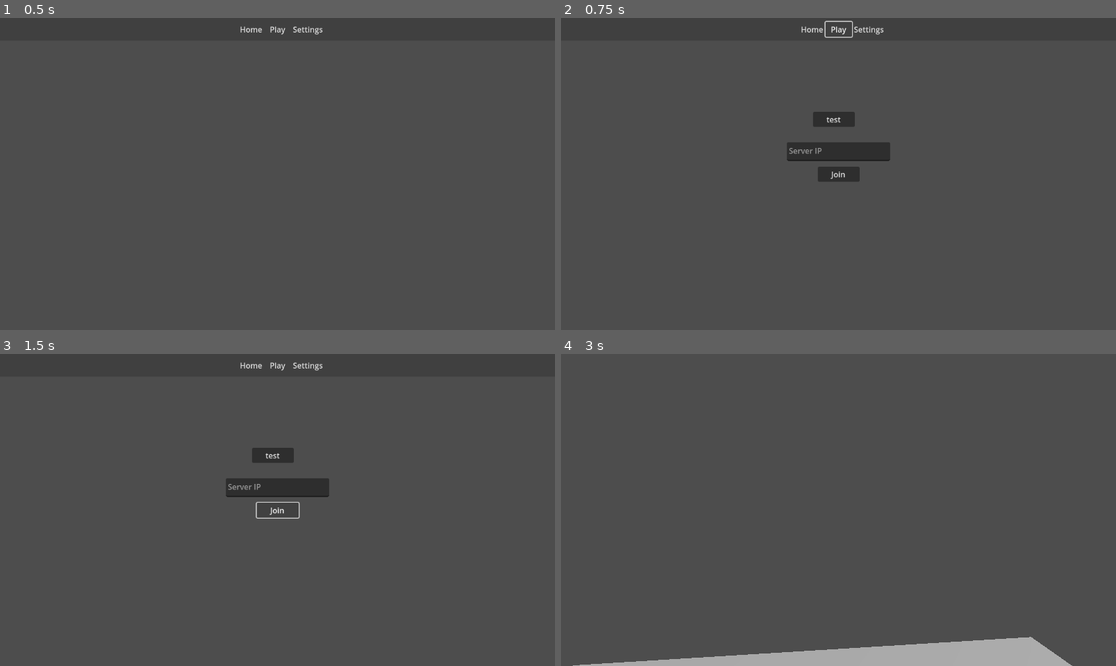
Above: before the commit, frames 1-4 (two rows, left to right).
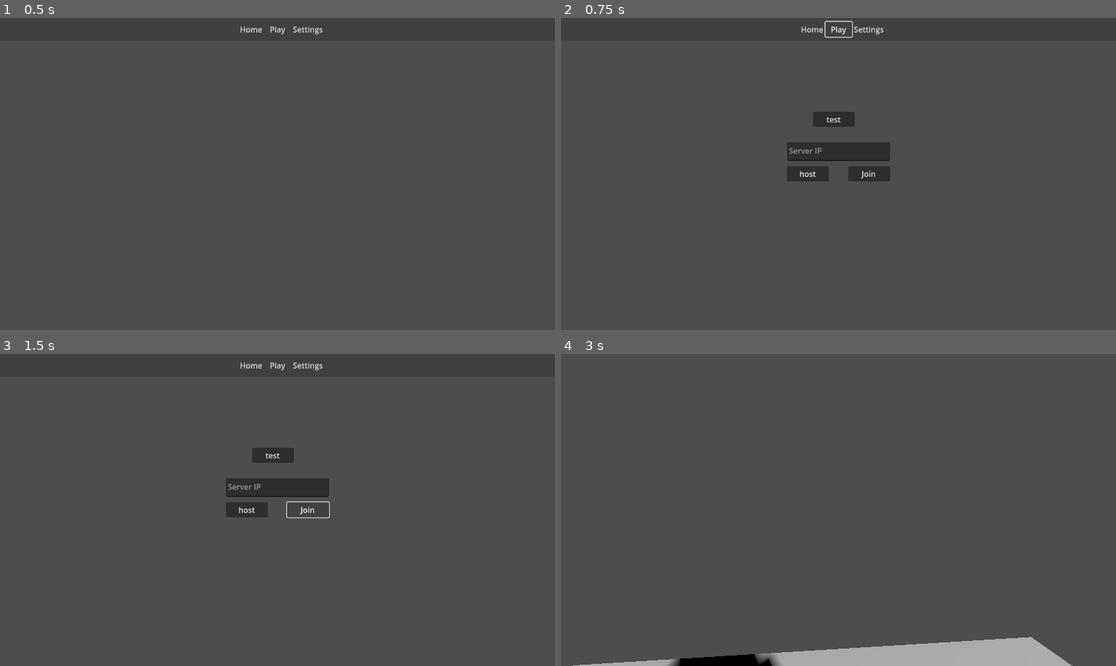
Above: after the commit, the same moments.

Repository: Sheep26/Godot-Strike
Game: Godot game, scene res://Scenes/ui/MainMenu.tscn
The game is run twice, just before and just after one commit, with the same random seed, the same clock (stepped at 60 frames per second) and the same inputs.
Inputs (mouse positions are in pixels of both pictures, inside the frame that each line leads up to):
- Up to frame 1 (0.5 s): no input
- Up to frame 2 (0.75 s): click "Play" at 0.5 s
- Up to frame 3 (1.5 s): click "Join" at 1.25 s
- Up to frame 4 (3 s): click "test" at 2 s; tap Enter at 2.75 s; move the mouse to (866, 510) at 2.77 s; hold W (MOVEFORWARD) from 2.78 s (still down)

Frame 1 is identical in both runs. In frame 2, 0.6% of the frame differs, in the area x 40-60%, y 47-53%; in frame 3, 0.4%; in frame 4, 0.6%.

Commit message:
e

Diff:
--- a/Entitys/Player.tscn
+++ b/Entitys/Player.tscn
@@ -14,3 +14,7 @@
 [node name="Camera3D" type="Camera3D" parent="."]
 transform = Transform3D(1, 0, 0, 0, 1, 0, 0, 0, 1, 0, 1.5, 0)
 fov = 90.0
+
+[node name="CSGSphere3D" type="CSGSphere3D" parent="."]
+transform = Transform3D(1, 0, 0, 0, 2.01432, 0, 0, 0, 1, 0, 1, 0)
+smooth_faces = false
--- a/Maps/example_map.tscn
+++ b/Maps/Lobby.tscn
@@ -2,7 +2,7 @@
 
 [ext_resource type="PackedScene" uid="uid://bvd5x55dea6ib" path="res://Entitys/Player.tscn" id="2_1tpot"]
 
-[node name="ExampleMap" type="Node3D"]
+[node name="Lobby" type="Node3D"]
 
 [node name="DirectionalLight3D" type="DirectionalLight3D" parent="."]
 transform = Transform3D(0.764876, -0.442541, 0.468105, 1.28143e-08, 0.726671, 0.686986, -0.644177, -0.525459, 0.555813, 0, 0, 0)
--- a/Scenes/ui/PlayMenu.tscn
+++ b/Scenes/ui/PlayMenu.tscn
@@ -1,6 +1,6 @@
 [gd_scene load_steps=2 format=3 uid="uid://78jj5ujf2gy"]
 
-[ext_resource type="Script" path="res://Scenes/ui/test.gd" id="1_m556v"]
+[ext_resource type="Script" path="res://Scripts/PlayMenu.gd" id="1_7iis1"]
 
 [node name="PlayMenu" type="Control"]
 layout_mode = 3
@@ -9,10 +9,32 @@
 anchor_bottom = 1.0
 grow_horizontal = 2
 grow_vertical = 2
-script = ExtResource("1_m556v")
+script = ExtResource("1_7iis1")
 
-[node name="TextEdit" type="TextEdit" parent="."]
-layout_mode = 1
+[node name="Node" type="Node" parent="."]
+
+[node name="Button2" type="Button" parent="Node"]
+offset_left = 523.0
+offset_top = 195.0
+offset_right = 610.0
+offset_bottom = 226.0
+text = "test"
+
+[node name="JoinButton" type="Button" parent="Node"]
+anchors_preset = 8
+anchor_left = 0.5
+anchor_top = 0.5
+anchor_right = 0.5
+anchor_bottom = 0.5
+offset_left = 20.0
+offset_top = -16.0
+offset_right = 107.0
+offset_bottom = 15.0
+grow_horizontal = 2
+grow_vertical = 2
+text = "Join"
+
+[node name="TextEdit" type="TextEdit" parent="Node"]
 anchors_preset = 8
 anchor_left = 0.5
 anchor_top = 0.5
@@ -26,27 +48,20 @@
 grow_vertical = 2
 placeholder_text = "Server IP"
 
-[node name="Button" type="Button" parent="."]
-layout_mode = 1
+[node name="HostButton" type="Button" parent="Node"]
 anchors_preset = 8
 anchor_left = 0.5
 anchor_top = 0.5
 anchor_right = 0.5
 anchor_bottom = 0.5
-offset_left = -43.5
-offset_top = -15.5
-offset_right = 43.5
-offset_bottom = 15.5
+offset_left = -107.0
+offset_top = -16.0
+offset_right = -20.0
+offset_bottom = 15.0
 grow_horizontal = 2
 grow_vertical = 2
-text = "Join"
+text = "host"
 
-[node name="Button2" type="Button" parent="."]
-layout_mode = 0
-offset_left = 523.0
-offset_top = 195.0
-offset_right = 610.0
-offset_bottom = 226.0
-text = "test"
-
-[connection signal="pressed" from="Button2" to="." method="_on_button_2_pressed"]
+[connection signal="pressed" from="Node/Button2" to="." method="_on_button_2_pressed"]
+[connection signal="pressed" from="Node/JoinButton" to="." method="_on_join_button_pressed"]
+[connection signal="pressed" from="Node/HostButton" to="." method="_on_host_button_pressed"]
--- a/Scenes/ui/test.gd
+++ /dev/null
@@ -1,19 +0,0 @@
-extends Control
-
-
-# Called when the node enters the scene tree for the first time.
-func _ready():
-	pass # Replace with function body.
-
-
-# Called every frame. 'delta' is the elapsed time since the previous frame.
-func _process(delta):
-	pass
-
-
-func _on_button_2_pressed():
-	get_tree().current_scene.queue_free()
-	var s = ResourceLoader.load("res://Maps/example_map.tscn")
-	var new = s.instantiate()
-	get_tree().root.add_child(new)
-	get_tree().current_scene = new
--- a/Scripts/Client.gd
+++ b/Scripts/Client.gd
@@ -1,4 +1,7 @@
 extends Node
+
+const SERVERPORT = 4433
+var SERVERIP: String = ""
 
 class Menu:
 	var oname: String
@@ -20,3 +23,10 @@
 
 func _process(_delta):
 	pass
+
+func _changeScene(path: String):
+	get_tree().current_scene.queue_free()
+	var s = ResourceLoader.load(path)
+	var new = s.instantiate()
+	get_tree().root.add_child(new)
+	get_tree().current_scene = new
--- /dev/null
+++ b/Scripts/PlayMenu.gd
@@ -0,0 +1,19 @@
+extends Control
+
+func _ready():
+	pass
+
+func _process(_delta):
+	pass
+
+func _on_button_2_pressed():
+	Client._changeScene("res://Maps/Lobby.tscn")
+
+func _on_host_button_pressed():
+	pass
+
+func _on_join_button_pressed():
+	pass
+
+func _start_server():
+	pass
--- a/Scripts/Player.gd
+++ b/Scripts/Player.gd
@@ -34,7 +34,7 @@
 			get_tree().root.add_child(menu_instantiated)
 			Input.set_mouse_mode(Input.MOUSE_MODE_VISIBLE)
 		else:
-			get_tree().root.remove_child(menu_instantiated)
+			menu_instantiated.queue_free()
 			Input.set_mouse_mode(Input.MOUSE_MODE_CAPTURED)
 
 func _physics_process(delta):
